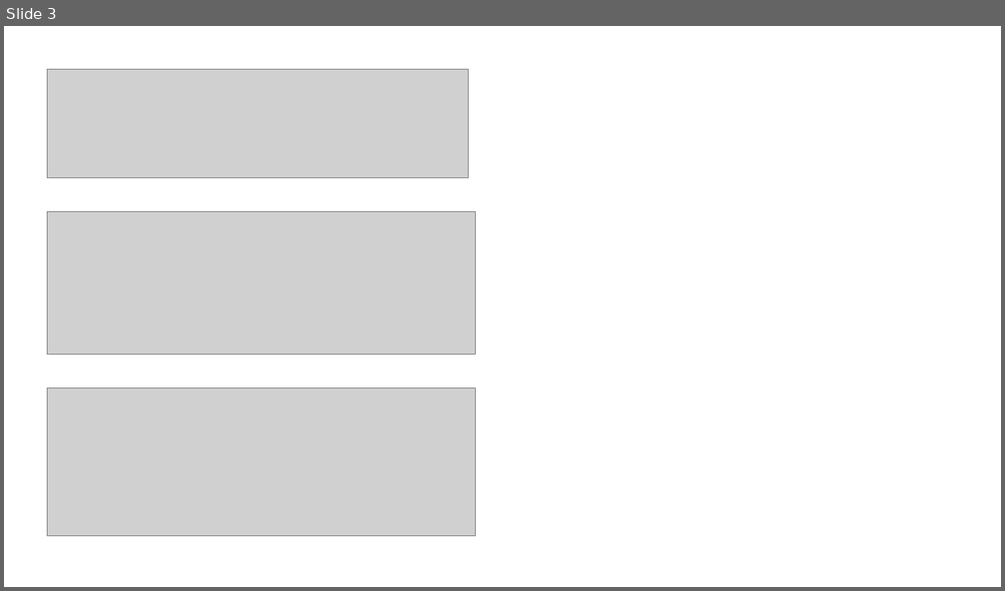
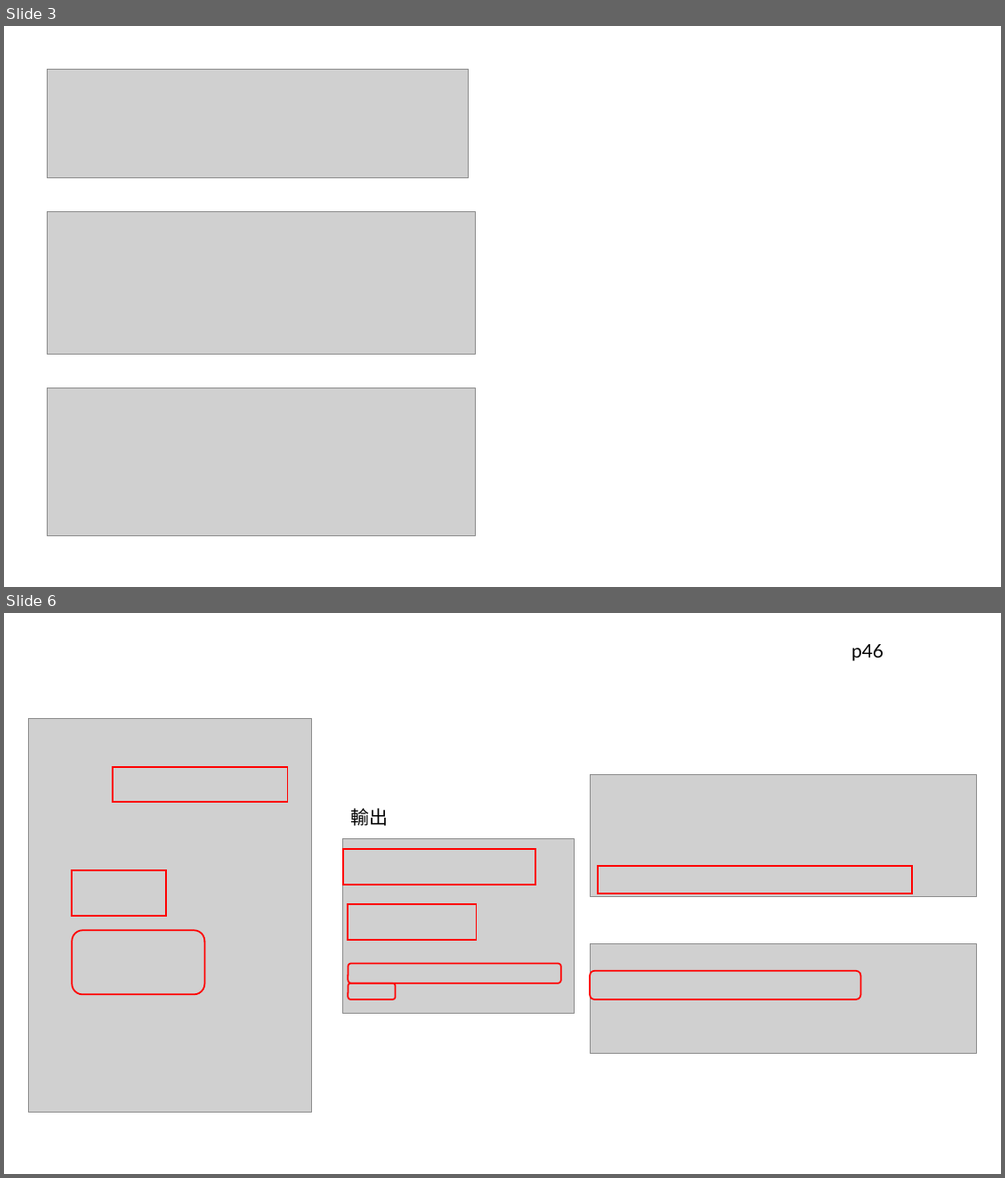
Before and after one commit to cooper35211-max/net_class, a slide deck: 網站與簡報/note.pptx. Shown one above the other, each under a label of ours: slide 3 before the commit, slides 3 and 6 after it; the slides between them are not shown. The pictures are 1005x591 and 1005x1178 pixels, drawn with LibreOffice and Linux fonts; fonts in the diff are those of the drawing; grey boxes stand for pictures. Boxes give left, top, right and bottom in pixels: in the first picture for what was removed or moved away, otherwise in the second. Text is boxed around its words. In the diff, an @@ line names an element or a change of style, - is before the commit and + after.

```diff
--- a/網站與簡報/note.pptx
+++ b/網站與簡報/note.pptx
@@ slide 6 added at <box>4,613,1001,1174</box>, background #FFFFFF @@
@@ text added at <box>851,644,883,661</box>, 18 pt, text #000000 @@
+p46
@@ picture added at <box>29,719,311,1112</box> @@
@@ rectangle added at <box>113,767,287,803</box>, outline #FF0000 1.5 pt @@
@@ picture added at <box>590,774,976,896</box> @@
@@ text added at <box>350,808,388,826</box>, 18 pt, text #000000 @@
+輸出
@@ picture added at <box>343,839,574,1013</box> @@
@@ rectangle added at <box>343,850,535,884</box>, outline #FF0000 1.5 pt @@
@@ rectangle added at <box>72,870,166,916</box>, outline #FF0000 1.5 pt @@
@@ rectangle added at <box>598,866,912,893</box>, outline #FF0000 1.5 pt @@
@@ rectangle added at <box>348,904,477,939</box>, outline #FF0000 1.5 pt @@
@@ rounded rectangle added at <box>72,930,204,995</box>, outline #FF0000 1.5 pt @@
@@ picture added at <box>590,943,976,1054</box> @@
@@ rounded rectangle added at <box>348,963,561,983</box>, outline #FF0000 1.5 pt @@
@@ rounded rectangle added at <box>348,983,395,999</box>, outline #FF0000 1.5 pt @@
@@ rounded rectangle added at <box>590,971,860,999</box>, outline #FF0000 1.5 pt @@
```
Also in this commit, not shown: 1 slide changed, 6 other slides added, 3 slides removed, 3 other files.
